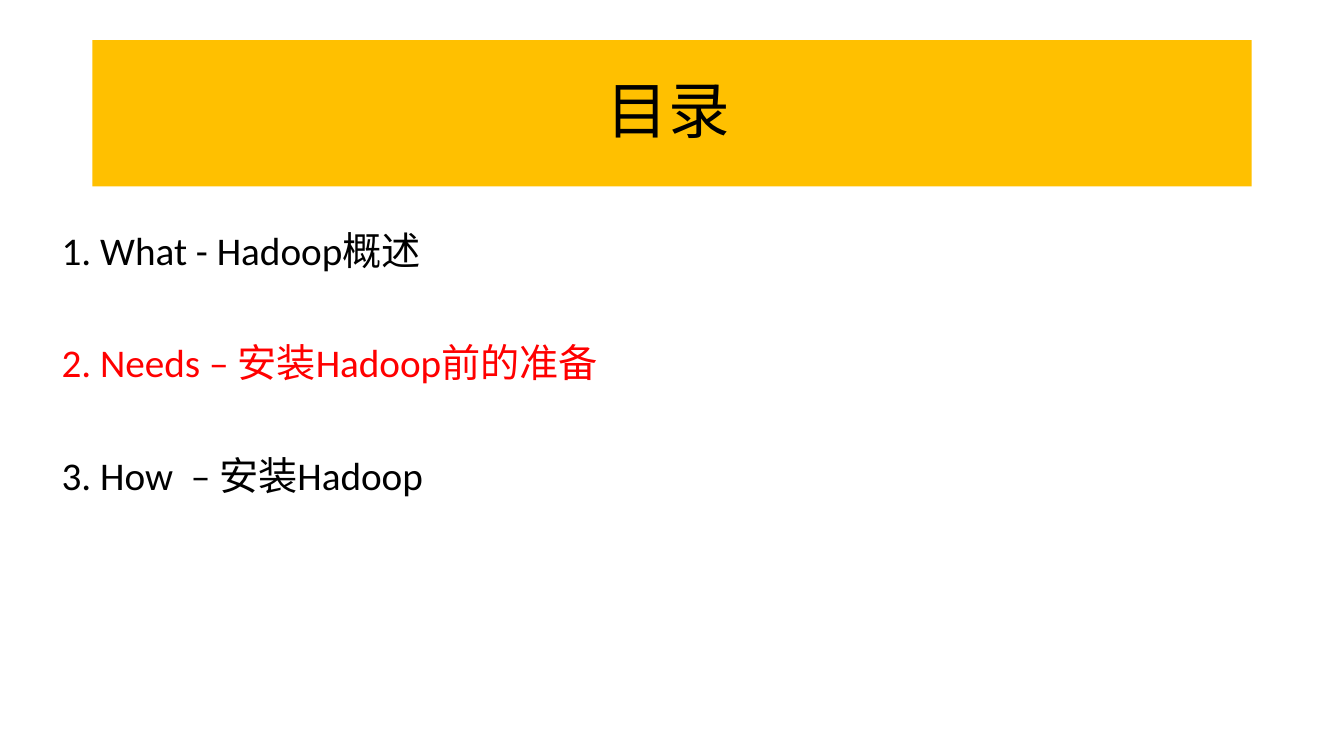
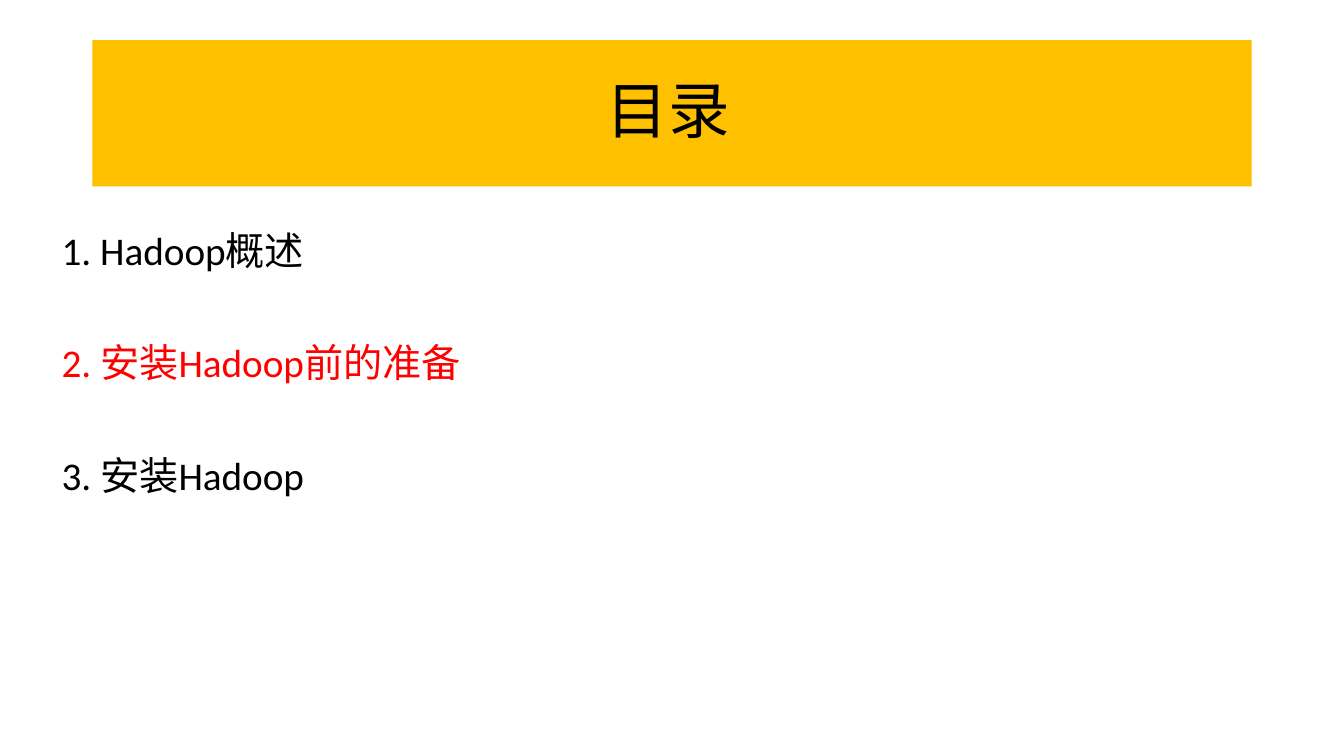
Before and after one commit to refuil/hadoopAction, a slide deck: slide 15 of 第一章 Hadoop概述与安装.pptx (slide 13 before the commit). Drawn at 1344x756 pixels with LibreOffice and Linux fonts; fonts in the diff are those of the drawing. Boxes give left, top, right and bottom in pixels: in the first picture for what was removed or moved away, otherwise in the second. Text is boxed around its words. In the diff, an @@ line names an element or a change of style, - is before the commit and + after.

```diff
--- a/第一章 Hadoop概述与安装.pptx
+++ b/第一章 Hadoop概述与安装.pptx
@@ text at [62, 232, 460, 497]: text changed @@
-1. What - Hadoop概述
-2. Needs – 安装Hadoop前的准备
-3. How – 安装Hadoop
+1. Hadoop概述
+2. 安装Hadoop前的准备
+3. 安装Hadoop
```
Also in this commit, not shown: 14 other slides changed, 9 slides added, 1 slide removed, 5 other files.
